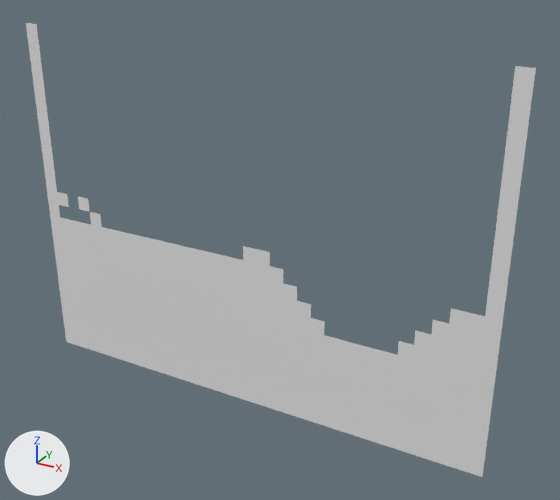
Two versions of the OBJ model Assets/Tiled2Unity/Meshes/1.obj, one commit apart.
Before and after are seen from a 50 mm camera at (963.0, -5066.0, 907.0) aimed at (-1888.0, 116.0, -1684.0). Lighting does not change. The marker at lower left points along +X, +Y and +Z. Where no turn or scale is listed for an object, it has been applied to the vertices.

Names of what the first picture shows: '1'.
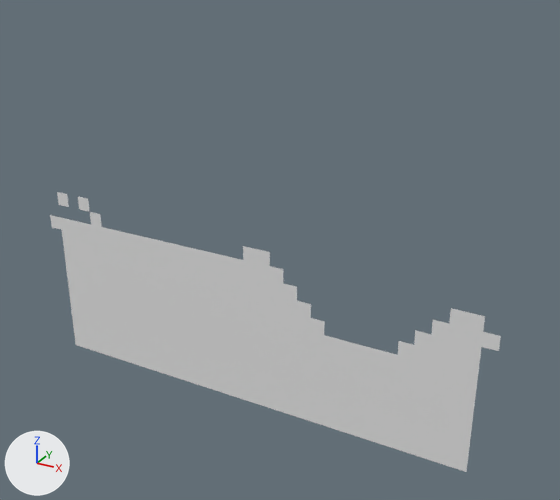
The change, as a diff of the scene's bpy script:
```diff
--- a/Assets/Tiled2Unity/Meshes/1.obj.py
+++ b/Assets/Tiled2Unity/Meshes/1.obj.py
@@ me_1 @@
 # used by ob_1; location = (0.0, 0.0, 0.0)
-me_1.from_pydata(...)  # 458 vertices, 375 faces; spans x -4352.0..0.0, y 0.0, z -3200.0..0.0
+me_1.from_pydata(...)  # 384 vertices, 327 faces; spans x -4352.0..0.0, y 0.0, z -3200.0..-1536.0
+# me_1 part 1
+# 38 vertices are removed from x -128.0..0.0, y 0.0, z -3200.0..0.0
+# 24 faces are deleted
+# me_1 part 2
+# 36 vertices are removed from x -4352.0..-4224.0, y 0.0, z -3200.0..0.0
+# 24 faces are deleted
```

What differs and where, as boxes [x1, y1, x2, y2] in the pictures (560 x 500 px):
'1', reshaped (12% narrower, 38% shorter): before [26, 23, 536, 477]; after [50, 192, 501, 472]
part 1 of me_1, deleted: before [467, 66, 536, 477]
part 2 of me_1, deleted: before [26, 23, 76, 345]
